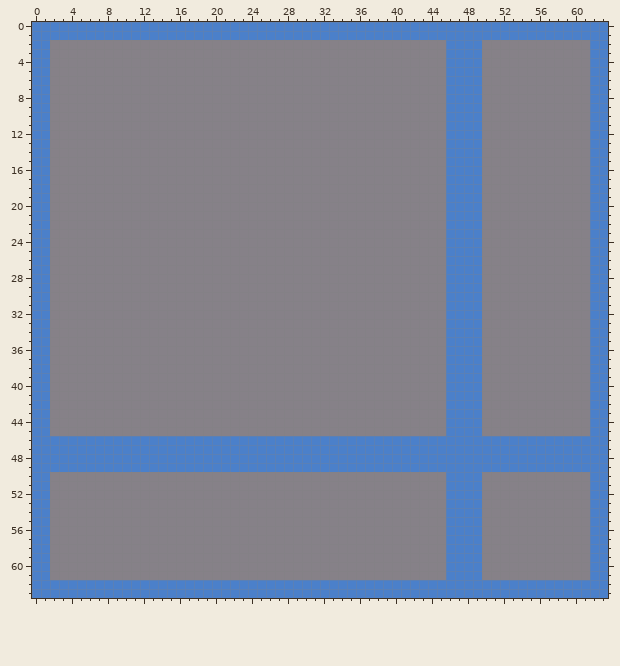
One commit to this pixel-art file: Assets/Tiles/Dungeon environment.aseprite. The first picture shows the starting point.
64x64 pixels, 1 frame.
After:
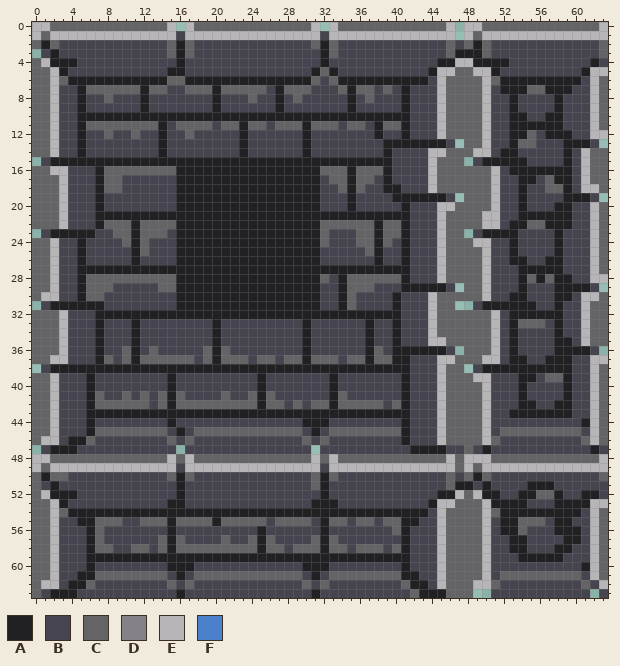
Palette (. is transparent): A #212123  B #45444f  C #646365  D #868188  E #b8b5b9  F #4b80ca
Log entry: Create basic Dungeon Tileset
What changed:
Changed rows in their new state; - is an unchanged pixel.
Layer "Tiles":
first column x 0:
 0 EECCCCCCCCCCCCCE.ECCCCCCCCCCCCCE.ECCCCCCCCCCCCE.EECCCCCCCCCCCCCE
 1 ECEEEEEEEEEEEEEEBEEEEEEEEEEEEEEEBEEEEEEEEEEEEEE.ECEEEEEEEEEEEEEE
 2 CACBBBBBBBBBBBBCACBBBBBBBBBBBBBCACBBBBBBBBBBBBCBCACBBBBBBBBBBBBC
 3 .BABBBBBBBBBBBBCACBBBBBBBBBBBBBBACBBBBBBBBBBBBCAAACBBBBBBBBBBBBC
 4 CEAAABBBBBBBBBBBABBBBBBBBBBBBBBBABBBBBBBBBBBBAAEEAAAABBBBBBBBBAB
 5 CCEABBBBBBBBBBBAABBBBBBBBBBBBBBACABBBBBBBBBBAEECCEEABBBBBBBBBAEE
 6 CCECAAAAAAAAAAACCAAAAAAAAAAAAAACBCAAAAAAAAAABECCCCECAAAAAAAAABEC
 7 CCEBBACCCCCCACCBBCCCACCCCCBACCCBBBCACCBCBABBBECCCCEBAAACCAAABBEC
 8 CCEBBABBCBBBABBBBBBBABBBCBBABCBBBBBABCBBBABBBECCCCEBBABBBBABBBEC
 9 CCEBBABBBBBBABBBBBBBABBBBBBABBBBBBBABBBBBABBBECCCCEBBABBBBABBBEC
10 CCEBBAAAAAAAAAAAAAAAAAAAAAAAAAAAAAAAAAAAAABBBECCCCEBBAABBAABBBEC
11 CCEBBACCCCCCCCABCCCCBCCACCBCCCACCCBCCBACCABBBECCCCEBBAAAAAABBBEC
12 CCEBBABBCBBCBBABBCBBBBBABBBBBBABBBBBBBABBABBBECCCCEBBAACBAAABBEE
13 CCEBBABBBBBBBBABBBBBBBBABBBBBBABBBBBBBBAAAAAAAB.CCEBBACCBBBAAAB.
14 CCEBBABBBBBBBBABBBBBBBBABBBBBBABBBBBBBBABBBBEECCCEEBAABBBBBABECC
15 .BAAAAAAAAAAAAAAAAAAAAAAAAAAAAAAAAAAAAAABBBBECCC.BAAAAABBBBABECC
16 CCEEBBBACCCCCCCCAAAAAAAAAAAAAAAACCCACCCABBBBECCCCCCEBAAAAAAABECC
17 CCCEBBBACCBBBBBBAAAAAAAAAAAAAAAABCCACCBABBBBECCCCCCEBBAABCAABECC
18 CCCEBBBACCBBBBBBAAAAAAAAAAAAAAAABBCACBBAABBBECCCCCCEBBABBCCABEEC
19 CCCEBBBABBBBBBBBAAAAAAAAAAAAAAAABBBABBBBAAAAAAB.CCCEBBABBBBAAAB.
20 CCCEBBBABBBBBBBBAAAAAAAAAAAAAAAABBBABBBBBABBBEECCCCEBBABBBAABBEC
21 CCCEBBBAAAAAAAAAAAAAAAAAAAAAAAAAAAAAAAAAAABBBECCCCEEBBAAAAAABBEC
22 CCCEBBBACCCACCCCAAAAAAAAAAAAAAAACCCCCCACCABBBECCCCEEBAACCAAABBEC
23 .BAAAAABBCCACCCBAAAAAAAAAAAAAAAACBBBCCACCABBBECC.BAAAABBBBABBBEC
24 CCEBBABBBBCACBBBAAAAAAAAAAAAAAAACBBBCCACBABBBECCCEEBBABBBBABBBEC
25 CCEBBABBBBBACBBBAAAAAAAAAAAAAAAABBBBBCABBABBBECCCCEBBABBBBABBBEC
26 CCEBBABBBBBABBBBAAAAAAAAAAAAAAAABBBBBBABBABBBECCCCEBBAABBAABBBEC
27 CCEBBAAAAAAAAAAAAAAAAAAAAAAAAAAAAAAAAAAAAABBBECCCCEBBBAAAAABBBEC
28 CCEBBACCCCCCCCCCAAAAAAAAAAAAAAAACBACCCCCCABBBECCCCEBBBACACAABBEE
29 CCEBBACCCBBBBBCCAAAAAAAAAAAAAAAABBACCCBBBAAAAAB.CCEBBBABBBAAAAB.
30 CEEBBACCBBBBBBBBAAAAAAAAAAAAAAAABBACBBBBABBBECCCCCEBBAABBBAABEEC
31 .BAAAAAABBBBBBBBAAAAAAAAAAAAAAAABBACBBBBABBBECC..BAAAAAABBABBECC
32 CCCEBBBAAAAAAAAAAAAAAAAAAAAAAAAAAAAAAAAAABBBECCCCCCEBAAAAAABBECC
33 CCCEBBBABBBABBBBBBBBABBBBBBBBBABBBBBBABBABBBECCCCCCEBACCCBABBECC
34 CCCEBBBABBBABBBBBBBBABBBBBBBBBABBBBBBABBABBBECCCCCCEBABBBBABBECC
35 CCCEBBBABBBABBBBBBBBABBBBBBBBBABBBBBBABBABBBEECCCCCEBABBBBAABECC
36 CCCEBBBABBCABCBBBBBCACBBBBBBBBABBBBBBACBAAAAAAB.CCCEBABBBBAAAAB.
37 CCEEBBBACBCACCCCCCBCACCCBCCBCCACCCBCCACCAABBBEECCCEEBAABBAAABBEE
38 .BAAAAAAAAAAAAAAAAAAAAAAAAAAAAAAAAAAAAAAAABBBECC.BAAAAAAAAAABBEC
39 CCEBBBABBBBBBBBABBBBBBBBBABBBBBBBABBBBBBBABBBECCCEEBBBAABCCABBEC
40 CCEBBBABBBBBBBBABBBBBBBBBABBBBBBBABBBBBBBABBBECCCCEBBBABBBBABBEC
41 CCEBBBACBBCBCBCACBBBBCBBCACBBBBBBACBBBBBBABBBECCCCEBBBABBBBABBEC
42 CCEBBBACCCCCCBCACCCCCCCCCACCBCBCCACCCCCBCABBBECCCCEBBBAABBAABBEC
43 CCEBBBAAAAAAAAAAAAAAAAAAAAAAAAAAAAAAAAAAAABBBECCCCEBBAAAAAAABBEC
44 CCEBBBABBBBBBBBABBBBBBBBBBBBBBAAABBBBBBBBABBBECCCCEBBBBBBBBBBAEC
45 CCEBBBACCCCCCCCBABCCCCCCCCCCCCBABCCCCCCCCABBBECCCCEBCCCCCCCCCBEC
46 CEEBAACBBBBBBBBCBCBBBBBBBBBBBBCBCBBBBBBBBABBBECCCCECBBBBBBBBBCEC
47 .BAAABBBBBBBBBBB.BBBBBBBBBBBBBB.BBBBBBBBBBAAAABBCBABBBBBBBBBBBAB
48 EECCCCCCCCCCCCCECECCCCCCCCCCCCCECECCCCCCCCCCCCECEEECCCCCCCCCCCCE
49 ECEEEEEEEEEEEEEEBEEEEEEEEEEEEEEEBEEEEEEEEEEEEEECECEEEEEEEEEEEEEE
50 CACCBBBBBBBBBBBCACBBBBBBBBBBBBBCACBBBBBBBBBBBBCBCACBBBBBBBBBBBBC
51 CBABBBBBBBBBBBBBABBBBBBBBBBBBBBCABBBBBBBBBBBBBCAABABBBBAAABBBBBB
52 CEAAABBBBBBBBBBBABBBBBBBBBBBBBBBABBBBBBBBBBBBAAECEAABBAACCABBAAB
53 CCEABBBBBBBBBBBAABBBBBBBBBBBBBBAAABBBBBBBBBBAEECCCEAAAABBBAAAAEE
54 CCECAAAAAAAAAAAAAAAAAAAAAAAAAAAAAAAAAAAAAAAABECCCCECAAAAAAAAABEC
55 CCEBBAACCCBBCCCACCCCACCCCCBCCCCBACCBCCBCCAABBECCCCEBAACCCBAABBEC
56 CCEBBBACBBBBBBBABBBBBBBBBABBBBBBABBBBBBBCABBBECCCCEBAACBBBAAABEC
57 CCEBBBACBBBBBBCACBBBBCBBCACBBBBCACBBBBBBBABBBECCCCEBBAABBBBAABEC
58 CCEBBBACCBBCCBCACCCCCCCCCACCBCCCACCBCCCBCABBBECCCCEBBAABBBAABBEC
59 CCEBBBAAAAAAAAAAAAAAAAAAAAAAAAAAAAAAAAAAAABBBECCCCEBBBAAAAABBBEC
60 CCEBBBABBBBBBBBAAABBBBBBBBBBBBAAABBBBBBBBABBBECCCCEBBBBBBBBBBAEC
61 CCEBBAACCCCCCCCBABCCCCCCCCCCCCBABCCCCCCCCAABBECCCCEBCCCCCCCCCBEC
62 CEEBAACBBBBBBBBCBCBBBBBBBBBBBBCBCBBBBBBBBCAABECCCEECBBBBBBBBBCBE
63 CBAAABBBBBBBBBBBABBBBBBBBBBBBBBABBBBBBBBBBCAAACCC..BBBBBBBBBBB.B
Pixel boxes of the changes (left, top, right, bottom) in both pictures:
changed: (32, 22, 608, 598)
